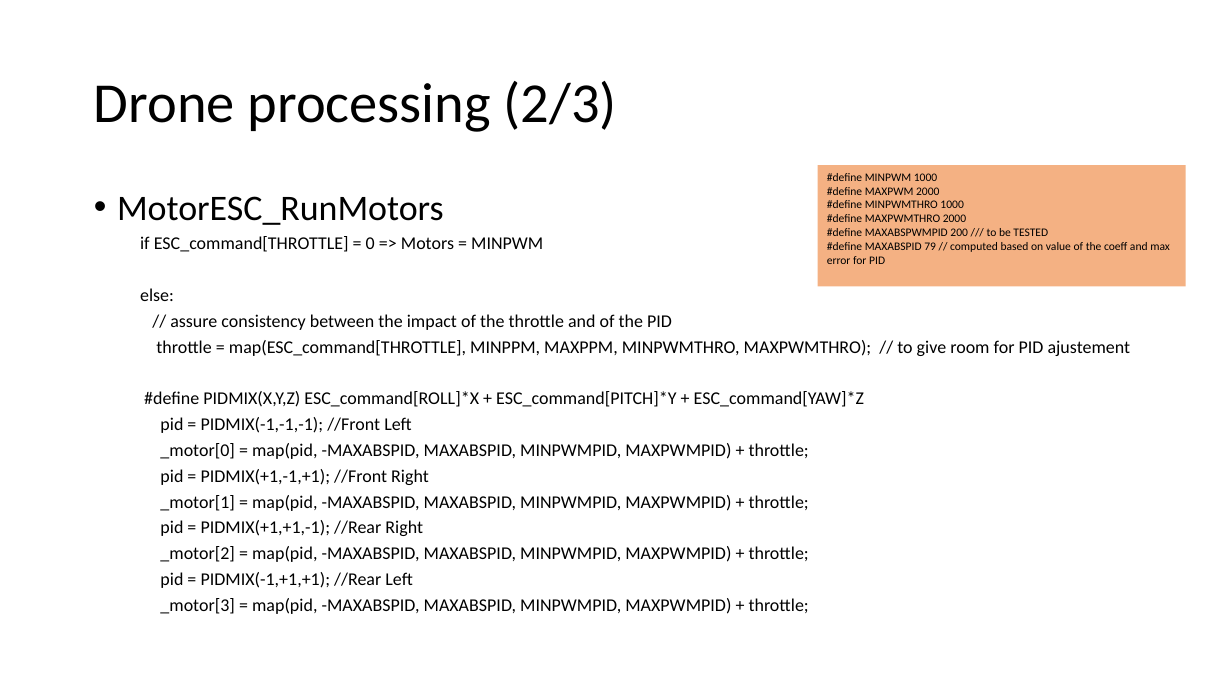
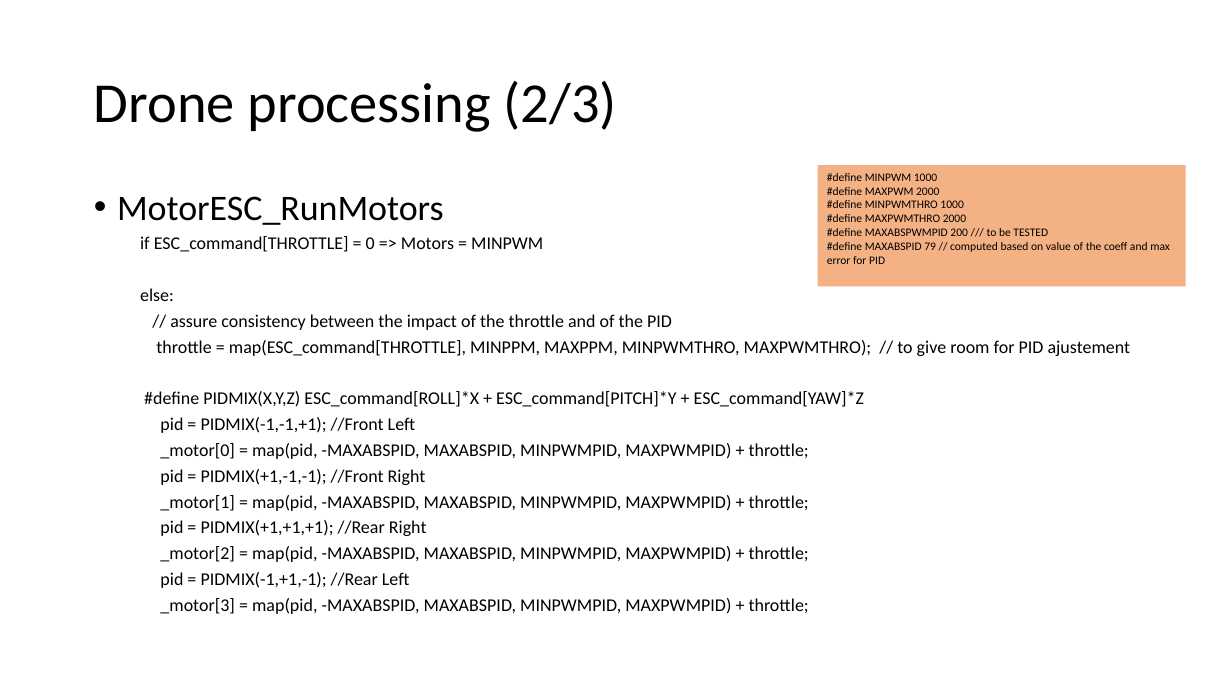
Before and after one commit to RobotEdh/RobotMicroControl, a slide deck: slide 10 of libraries/Diagramm Drone.pptx (slide 9 before the commit). Drawn at 1232x693 pixels with LibreOffice and Linux fonts; fonts in the diff are those of the drawing. Boxes give left, top, right and bottom in pixels: in the first picture for what was removed or moved away, otherwise in the second. Text is boxed around its words. In the diff, an @@ line names an element or a change of style, - is before the commit and + after.

Commit message:
Fix PIDMIX bug

```diff
--- a/libraries/Diagramm Drone.pptx
+++ b/libraries/Diagramm Drone.pptx
@@ text at bbox=[160, 417, 415, 433]: text changed @@
-  pid = PIDMIX(-1,-1,-1); //Front Left
+  pid = PIDMIX(-1,-1,+1); //Front Left
@@ text at bbox=[160, 469, 426, 485]: text changed @@
-  pid = PIDMIX(+1,-1,+1); //Front Right
+  pid = PIDMIX(+1,-1,-1); //Front Right
@@ text at bbox=[160, 520, 427, 536]: text changed @@
-  pid = PIDMIX(+1,+1,-1); //Rear Right
+  pid = PIDMIX(+1,+1,+1); //Rear Right
@@ text at bbox=[160, 572, 409, 588]: text changed @@
-  pid = PIDMIX(-1,+1,+1); //Rear Left
+  pid = PIDMIX(-1,+1,-1); //Rear Left
```
Also in this commit, not shown: 1 other slide changed, 1 slide added, 2 other files.
